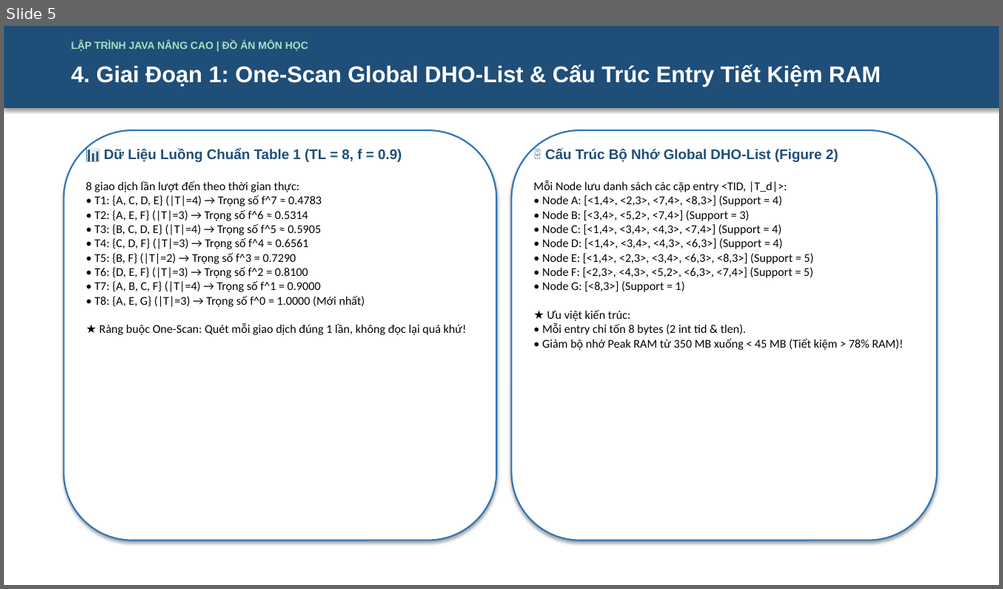
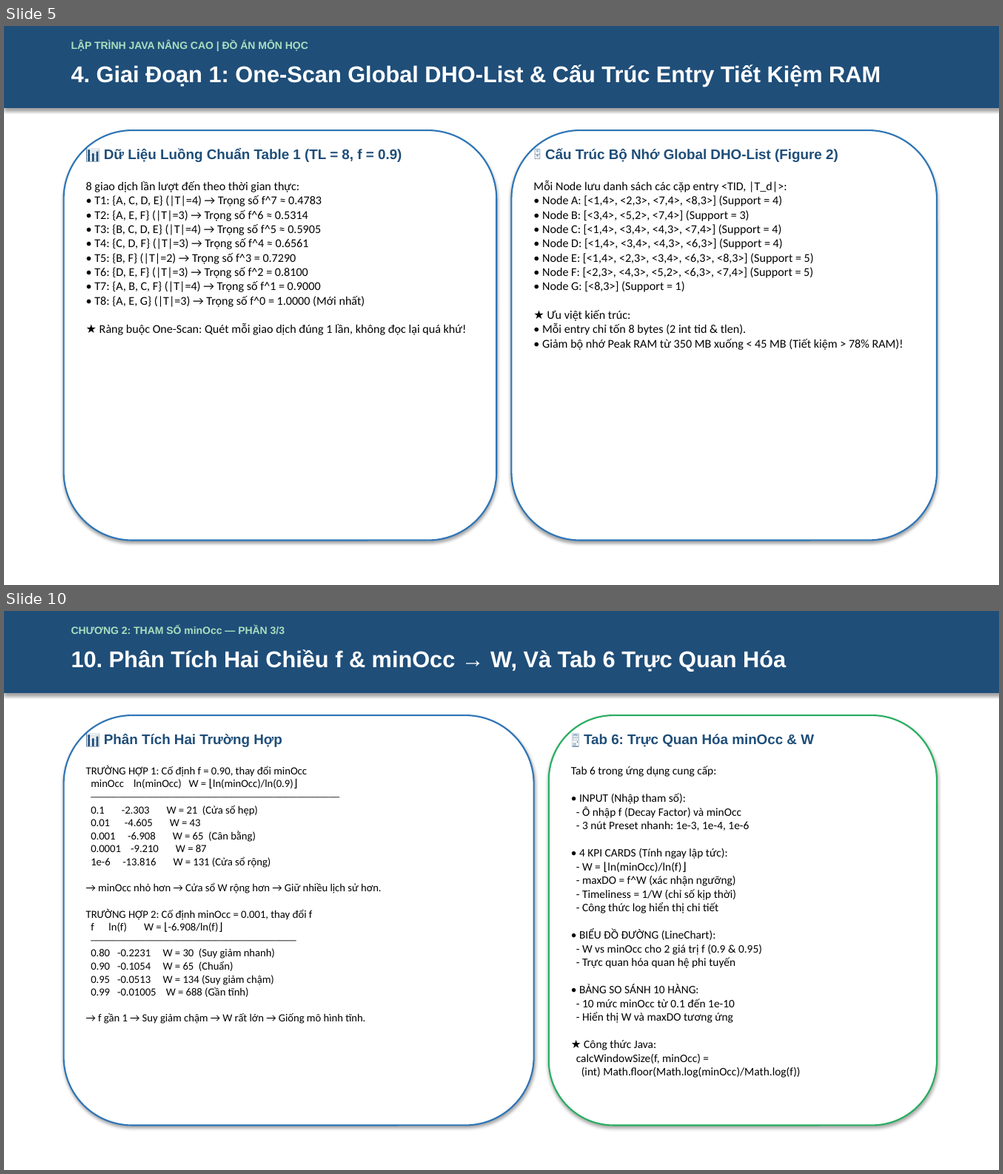
Before and after one commit to 2312741-sudo/javanc, a slide deck: docs/ThuyetTrinh_DeTai_DHOPM_2312741_NguyenThanhTam.pptx. Shown one above the other, each under a label of ours: slide 5 before the commit, slides 5 and 10 after it; the slides between them are not shown. The pictures are 1003x589 and 1003x1174 pixels, drawn with LibreOffice and Linux fonts; fonts in the diff are those of the drawing. Boxes give left, top, right and bottom in pixels: in the first picture for what was removed or moved away, otherwise in the second. Text is boxed around its words. In the diff, an @@ line names an element or a change of style, - is before the commit and + after.

Commit message:
feat: update PPTX with 3 dedicated minOcc slides (8-10), total 19 slides, 78/78 tests
- Add Slide 8: minOcc bối cảnh & vấn đề — DHO-List phình to vô hạn, 0.9^200 ≈ 7.2e-10
- Add Slide 9: Chứng minh toán học 3 bước → W = floor(ln(minOcc)/ln(f))
- Add Slide 10: Phân tích 2 chiều (fix f vs fix minOcc) + Tab 6 feature list
- Update slide header numbers: s9→12, s10→13, s11→14, s12→15, s13→16, s14→17, s15→18
- Update test count: 63/63 → 78/78, add MinOccWindowTest (15 tests) entry
- Update generator script docstring: 19 slides total
- PPTX now matches HTML presentation detail with full minOcc content

```diff
--- a/docs/ThuyetTrinh_DeTai_DHOPM_2312741_NguyenThanhTam.pptx
+++ b/docs/ThuyetTrinh_DeTai_DHOPM_2312741_NguyenThanhTam.pptx
@@ slide 10 added at (x1=4, y1=611, x2=999, y2=1170), background #FFFFFF @@
@@ rectangle added at (x1=4, y1=611, x2=999, y2=693), fill #1F4E79, outline #1F4E79 0.75 pt @@
@@ text added at (x1=71, y1=625, x2=284, y2=634), 10 pt, text #A9DFBF, bold @@
+CHƯƠNG 2: THAM SỐ minOcc — PHẦN 3/3
@@ text added at (x1=71, y1=649, x2=785, y2=671), 22 pt, text #FFFFFF, bold @@
+10. Phân Tích Hai Chiều f & minOcc → W, Và Tab 6 Trực Quan Hóa
@@ rounded rectangle added at (x1=64, y1=715, x2=534, y2=1126), fill #FFFFFF, outline #2E75B6 1.5 pt @@
@@ rounded rectangle added at (x1=549, y1=715, x2=936, y2=1126), fill #FFFFFF, outline #27AE60 1.5 pt @@
@@ text added at (x1=104, y1=734, x2=282, y2=747), 13.5 pt, text #1F4E79, bold @@
+📊 Phân Tích Hai Trường Hợp
@@ text added at (x1=583, y1=734, x2=814, y2=747), 13.5 pt, text #1F4E79, bold @@
+🖥️ Tab 6: Trực Quan Hóa minOcc & W
@@ text added at (x1=86, y1=765, x2=381, y2=1024), 10.5 pt, text #000000 @@
+TRƯỜNG HỢP 1: Cố định f = 0.90, thay đổi minOcc
+minOcc ln(minOcc) W = ⌊ln(minOcc)/ln(0.9)⌋
+──────────────────────────────────────────────
+0.1 -2.303 W = 21 (Cửa sổ hẹp)
+0.01 -4.605 W = 43
+0.001 -6.908 W = 65 (Cân bằng)
+0.0001 -9.210 W = 87
+1e-6 -13.816 W = 131 (Cửa sổ rộng)
+→ minOcc nhỏ hơn → Cửa sổ W rộng hơn → Giữ nhiều lịch sử hơn.
+TRƯỜNG HỢP 2: Cố định minOcc = 0.001, thay đổi f
+f ln(f) W = ⌊-6.908/ln(f)⌋
+──────────────────────────────────────
+0.80 -0.2231 W = 30 (Suy giảm nhanh)
+0.90 -0.1054 W = 65 (Chuẩn)
+0.95 -0.0513 W = 134 (Suy giảm chậm)
+0.99 -0.01005 W = 688 (Gần tĩnh)
+→ f gần 1 → Suy giảm chậm → W rất lớn → Giống mô hình tĩnh.
@@ text added at (x1=571, y1=766, x2=800, y2=1078), 11 pt, text #000000 @@
+Tab 6 trong ứng dụng cung cấp:
+• INPUT (Nhập tham số):
+- Ô nhập f (Decay Factor) và minOcc
+- 3 nút Preset nhanh: 1e-3, 1e-4, 1e-6
+• 4 KPI CARDS (Tính ngay lập tức):
+- W = ⌊ln(minOcc)/ln(f)⌋
+- maxDO = f^W (xác nhận ngưỡng)
+- Timeliness = 1/W (chỉ số kịp thời)
+- Công thức log hiển thị chi tiết
+• BIỂU ĐỒ ĐƯỜNG (LineChart):
+- W vs minOcc cho 2 giá trị f (0.9 & 0.95)
+- Trực quan hóa quan hệ phi tuyến
+• BẢNG SO SÁNH 10 HÀNG:
+- 10 mức minOcc từ 0.1 đến 1e-10
+- Hiển thị W và maxDO tương ứng
+★ Công thức Java:
+calcWindowSize(f, minOcc) =
+(int) Math.floor(Math.log(minOcc)/Math.log(f))
```
Also in this commit, not shown: 8 slides changed, 2 other slides added.
